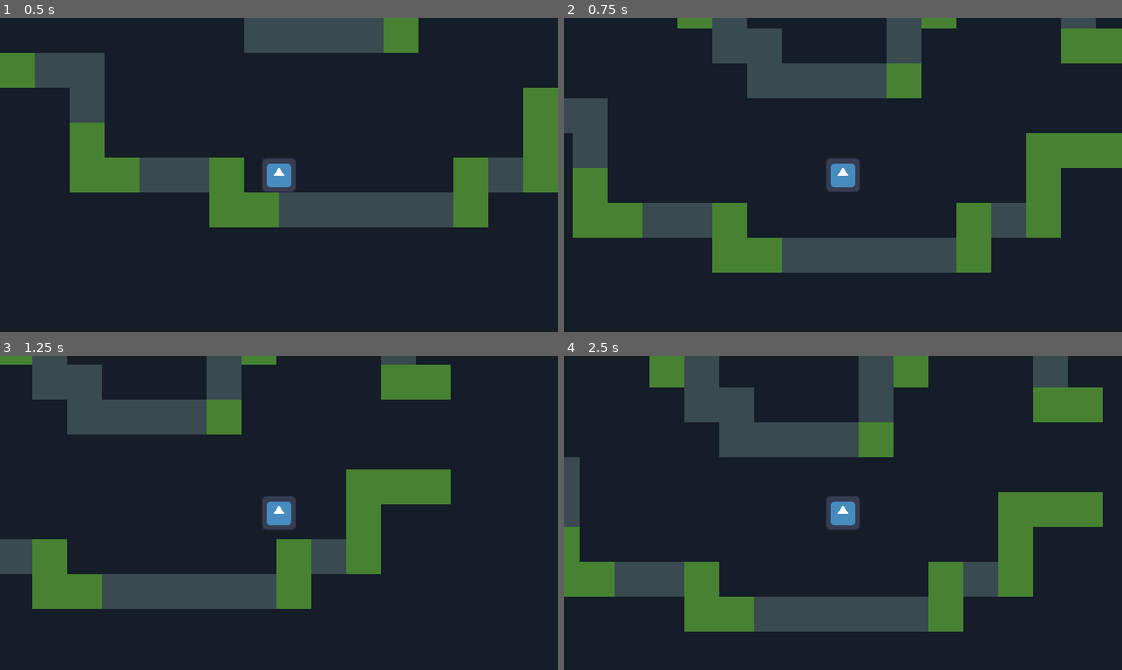
Above: before the commit, frames 1-4 (two rows, left to right).
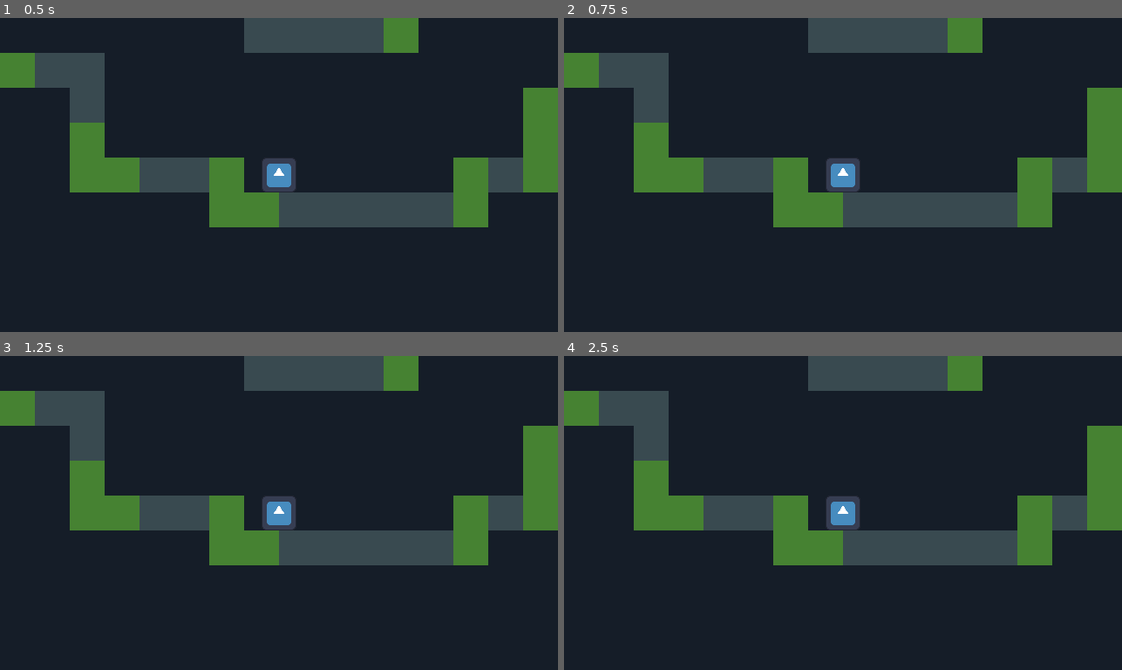
Above: after the commit, the same moments.

Repository: FoxParadeAFK/Specter-Sforzando
Game: Godot game, scene res://scenes/tests/test_player_scene.tscn
The game is run twice, just before and just after one commit, with the same random seed, the same clock (stepped at 60 frames per second) and the same inputs. The engine's default icon, where the game draws it, is replaced by a stand-in: a white triangle on a blue panel in a dark square.
Inputs:
- Up to frame 1 (0.5 s): no input
- Up to frame 2 (0.75 s): tap Enter (ui_accept) at 0.5, 0.6 s; hold Right (ui_right) from 0.53 s (still down)
- Up to frame 3 (1.25 s): keep holding Right (ui_right); tap Enter (ui_accept) at 0.77, 1.07 s
- Up to frame 4 (2.5 s): tap Enter (ui_accept) at 1.35, 1.52, 1.82, 2.1 s; release Right (ui_right) at 2.03 s; hold Left (ui_left) from 2.03 s (still down)

Frame 1 is identical in both runs. In frame 2, 36% of the frame differs, in the area x 0-100%, y 0-82%; in frame 3, 33%; in frame 4, 38%, in the area x 0-100%, y 0-88%.

Commit message:
Small fix to jump count + coyote timer + new controller input

Diff:
--- a/specter-sforzando/project.godot
+++ b/specter-sforzando/project.godot
@@ -24,6 +24,24 @@
 window/size/viewport_width=640
 window/size/viewport_height=360
 
+[input]
+
+move_left={
+"deadzone": 0.2,
+"events": [Object(InputEventJoypadMotion,"resource_local_to_scene":false,"resource_name":"","device":-1,"axis":0,"axis_value":-1.0,"script":null)
+]
+}
+move_right={
+"deadzone": 0.2,
+"events": [Object(InputEventJoypadMotion,"resource_local_to_scene":false,"resource_name":"","device":-1,"axis":0,"axis_value":1.0,"script":null)
+]
+}
+jump={
+"deadzone": 0.2,
+"events": [Object(InputEventJoypadButton,"resource_local_to_scene":false,"resource_name":"","device":-1,"button_index":0,"pressure":0.0,"pressed":true,"script":null)
+]
+}
+
 [physics]
 
 3d/physics_engine="Jolt Physics"
--- a/specter-sforzando/scenes/player.tscn
+++ b/specter-sforzando/scenes/player.tscn
@@ -31,6 +31,12 @@
 script = ExtResource("5_tuyoq")
 metadata/_custom_type_script = "uid://0k8y1v5kqoj5"
 
+[node name="Timer" type="Node2D" parent="." unique_id=573314504]
+
+[node name="CoyoteJumpTimer" type="Timer" parent="Timer" unique_id=1181730258]
+wait_time = 0.1
+one_shot = true
+
 [node name="Sprite2D" type="Sprite2D" parent="." unique_id=1459584434]
 scale = Vector2(0.0625, 0.0625)
 texture = ExtResource("1_3vyb7")
--- a/specter-sforzando/scripts/player/in_air_state.gd
+++ b/specter-sforzando/scripts/player/in_air_state.gd
@@ -3,14 +3,15 @@
 const HOVER_VELOCITY_THRESHOLD: int = 30
 const HOVER_VELOCITY_PERCENTAGE: float = 0.3
 
-func enter() -> void: pass
+func enter() -> void:
+	if player.jump_count == player.MAXIMUM_JUMP_COUNT:
+		player.coyote_jump_timer.start()
 
 func physics_update(_delta: float) -> void:
-
 	var gravity: Vector2 = player.get_gravity()
 	if sign(player.velocity.y) == -1 and player.velocity.y >= -HOVER_VELOCITY_THRESHOLD:
 		gravity *= HOVER_VELOCITY_PERCENTAGE
-	if sign(player.velocity.y) == -1 and player.vertical_input_released:
+	elif sign(player.velocity.y) == -1 and player.vertical_input_released:
 		player.velocity *= 0.65
 
 	player.velocity += gravity * _delta
@@ -18,5 +19,7 @@
 
 	if player.is_on_floor() and player.horizontal_input != 0: player.transition_state(player.move_state)
 	elif player.is_on_floor() and player.horizontal_input == 0: player.transition_state(player.idle_state)
+	elif player.vertical_input and player.coyote_jump_timer.time_left != 0: player.transition_state(player.jump_state)
 
-func exit() -> void: pass
+func exit() -> void:
+	player.coyote_jump_timer.stop()
--- a/specter-sforzando/scripts/player/jump_state.gd
+++ b/specter-sforzando/scripts/player/jump_state.gd
@@ -6,6 +6,7 @@
 	has_jumped = false
 
 	player.velocity.y = -player.VERTICAL_VELOCITY
+	player.jump_count -= 1
 
 	has_jumped = true
 
--- a/specter-sforzando/scripts/player/player.gd
+++ b/specter-sforzando/scripts/player/player.gd
@@ -29,6 +29,8 @@
 var vertical_input: bool
 var vertical_input_released: bool
 
+var coyote_jump_timer: Timer
+
 func _ready() -> void:
 	idle_state = get_state("FiniteStateMachine/IdleState", "idle") as IdleState
 	move_state = get_state("FiniteStateMachine/MoveState", "move") as MoveState
@@ -36,10 +38,12 @@
 	jump_state = get_state("FiniteStateMachine/JumpState", "jump") as JumpState
 	transition_state(idle_state)
 
+	coyote_jump_timer = get_node_or_null("Timer/CoyoteJumpTimer")
+
 func _physics_process(_delta: float) -> void:
-	horizontal_input = Input.get_axis("ui_left", "ui_right")
-	vertical_input = Input.is_action_just_pressed("ui_accept")
-	vertical_input_released = Input.is_action_just_released("ui_accept")
+	horizontal_input = Input.get_axis("move_left", "move_right")
+	vertical_input = Input.is_action_just_pressed("jump")
+	vertical_input_released = Input.is_action_just_released("jump")
 
 	current_state.physics_update(_delta)
 	move_and_slide()
